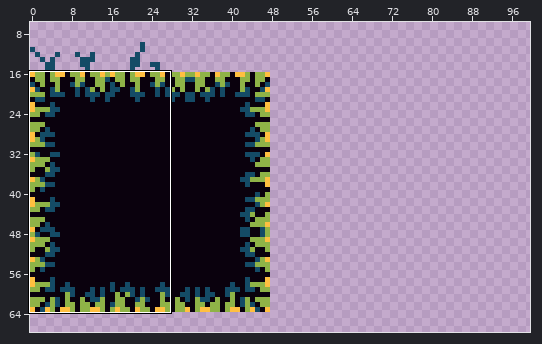
File history of a pixel-art file, assets/environment/tiles.aseprite. Above, an overview of the earlier version with the close-up marked.
Close-up. First the earlier version:
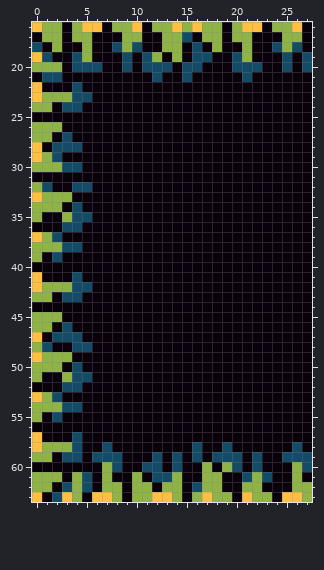
160x160 pixels, 1 frame. Shown: x 0..27, y 16..63. The wide view leaves out empty margins. The commit also changed other parts of the picture, which this record leaves out.
The result:
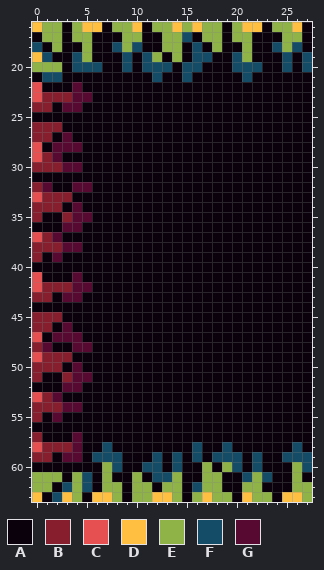
Palette (. is transparent): A #0a010d  B #871e2e  C #e65050  D #ffbf40  E #8fb347  F #144b66  G #570932
The edit:
Colour D gives way to colour B in row 57 at x 0.
Colour E gives way to colour B in row 23 at x 1 to 3; in row 24 at x 0 to 1; in row 26 at x 0 to 2; in row 27 at x 0 to 1; in row 29 at x 1; in row 30 at x 0 to 2.
Colour E gives way to colour B in row 32 at x 0; in row 33 at x 1 to 3; in row 34 at x 0 to 2; in row 35 at x 0 and 3; in row 37 at x 1; in row 38 at x 0 to 2.
Colour E gives way to colour B in row 39 at x 0; in row 42 at x 1 to 3; in row 43 at x 0 to 1; in row 45 at x 0 to 2; in row 46 at x 0 to 1; in row 48 at x 0.
Colour E gives way to colour B in row 49 at x 1 to 3; in row 50 at x 0 to 2; in row 51 at x 0 and 3; in row 53 at x 1; in row 54 at x 0 to 2; in row 55 at x 0.
Colour E gives way to colour B in row 58 at x 1 to 3; in row 59 at x 0 to 1.
Colour D gives way to colour C in rows 22 to 23 at x 0; in rows 28 to 29 at x 0; in row 33 at x 0; in row 37 at x 0; in rows 41 to 42 at x 0; in row 47 at x 0.
Colour D gives way to colour C in row 49 at x 0; in row 53 at x 0; in row 58 at x 0.
Colour F gives way to colour G in row 22 at x 4; in row 23 at x 4 to 5; in row 24 at x 3 to 4; in row 27 at x 3; in row 28 at x 2 to 4; in row 29 at x 2.
Colour F gives way to colour G in row 30 at x 3 to 4; in row 32 at x 1 and 4 to 5; in row 34 at x 4; in row 35 at x 4 to 5; in row 36 at x 3 to 4; in row 37 at x 2.
Colour F gives way to colour G in row 38 at x 3 to 4; in row 39 at x 2; in row 41 at x 4; in row 42 at x 4 to 5; in row 43 at x 3 to 4; in row 46 at x 3.
Colour F gives way to colour G in row 47 at x 2 to 4; in row 48 at x 1 and 4 to 5; in row 50 at x 4; in row 51 at x 4 to 5; in row 52 at x 3 to 4; in row 53 at x 2.
Colour F gives way to colour G in row 54 at x 3 to 4; in row 55 at x 2; in rows 57 to 58 at x 4; in row 59 at x 3 to 4.
Changed places in both close-ups, as pixel boxes (x1, y1, x2, y2):
changed: (32, 82, 92, 462)
